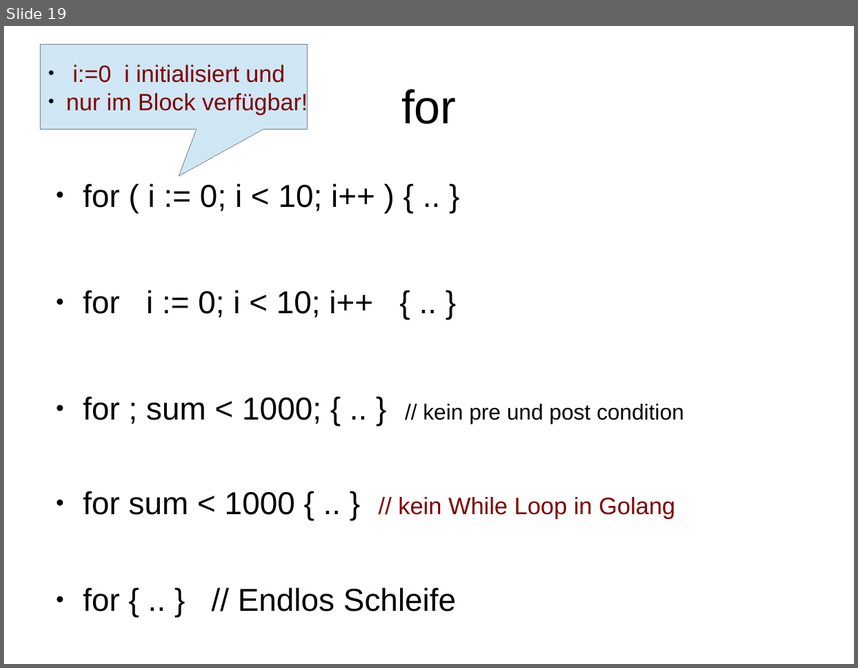
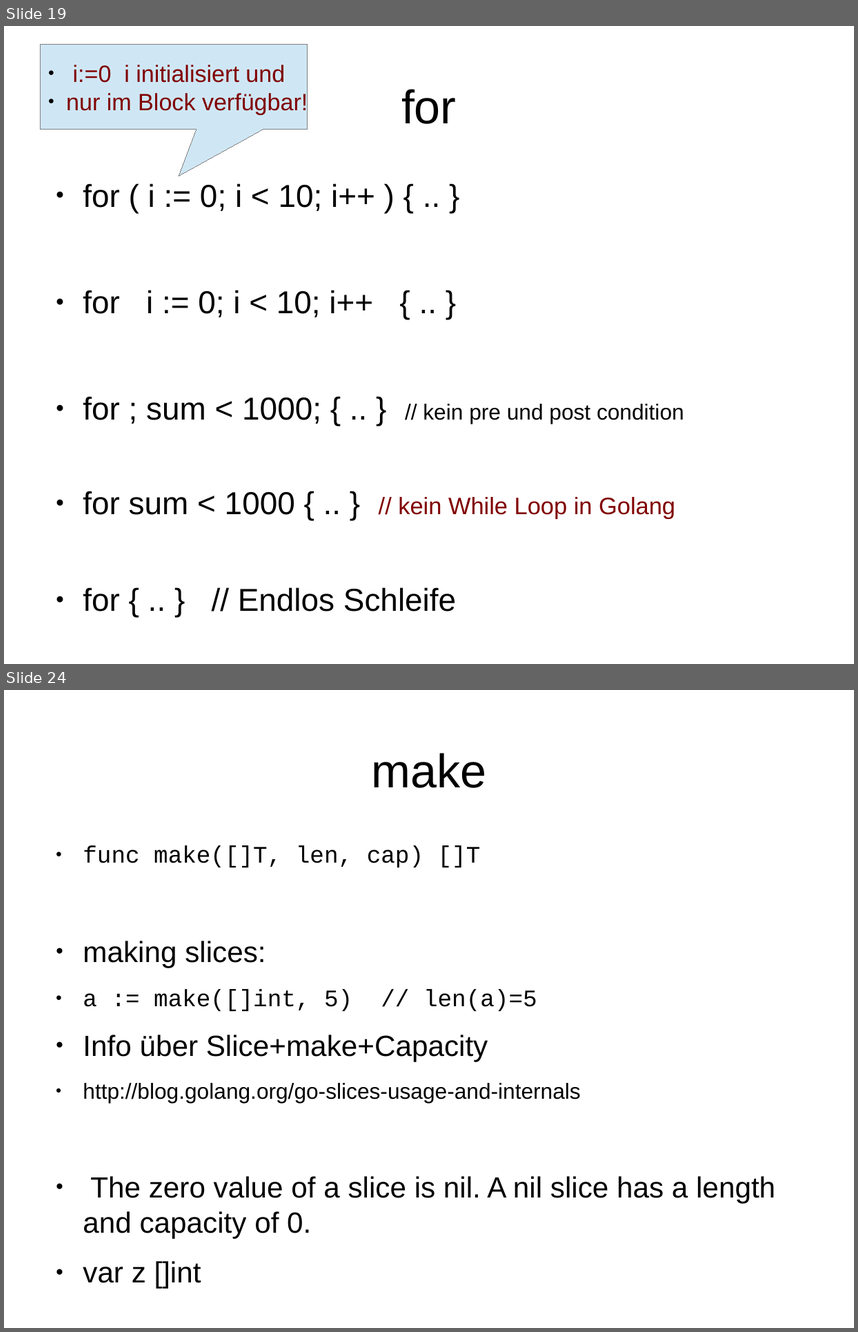
Before and after one commit to rayank77b/smallStuffs, a slide deck: programmierung/vortrag/golang.odp. Shown one above the other, each under a label of ours: slide 19 before the commit, slides 19 and 24 after it; the slides between them are not shown. The pictures are 858x668 and 858x1332 pixels, drawn with LibreOffice and Linux fonts; fonts in the diff are those of the drawing. Boxes give left, top, right and bottom in pixels: in the first picture for what was removed or moved away, otherwise in the second. Text is boxed around its words. In the diff, an @@ line names an element or a change of style, - is before the commit and + after.

```diff
--- a/programmierung/vortrag/golang.odp
+++ b/programmierung/vortrag/golang.odp
@@ slide 24 added at bbox=[4, 690, 854, 1328], background #FFFFFF @@
@@ title added at bbox=[371, 753, 486, 788], 44 pt, text #000000 @@
+make
@@ text added at bbox=[83, 845, 775, 1288], 27.2 pt, text #000000 @@
+● func make([]T, len, cap) []T
+● making slices:
+● a := make([]int, 5) // len(a)=5
+● Info über Slice+make+Capacity
+● http://blog.golang.org/go-slices-usage-and-internals
+● The zero value of a slice is nil. A nil slice has a length and capacity of 0.
+● var z []int
```
Also in this commit, not shown: 3 slides changed, 8 other slides added, 2 slides removed.
